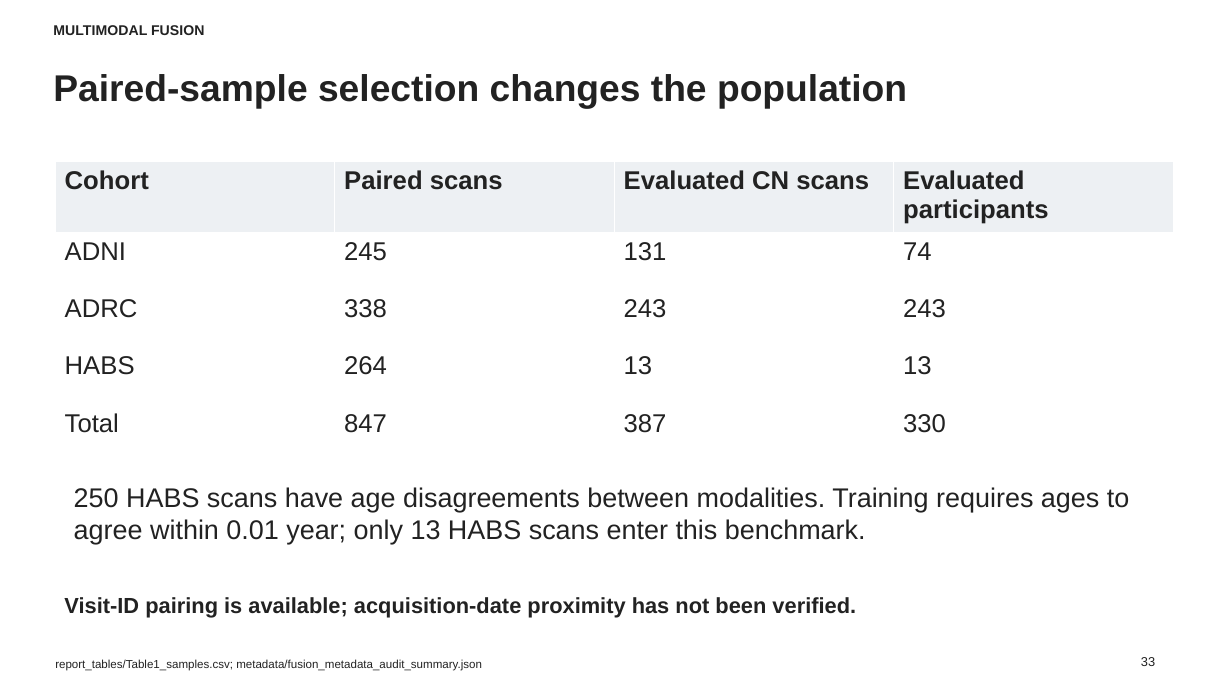
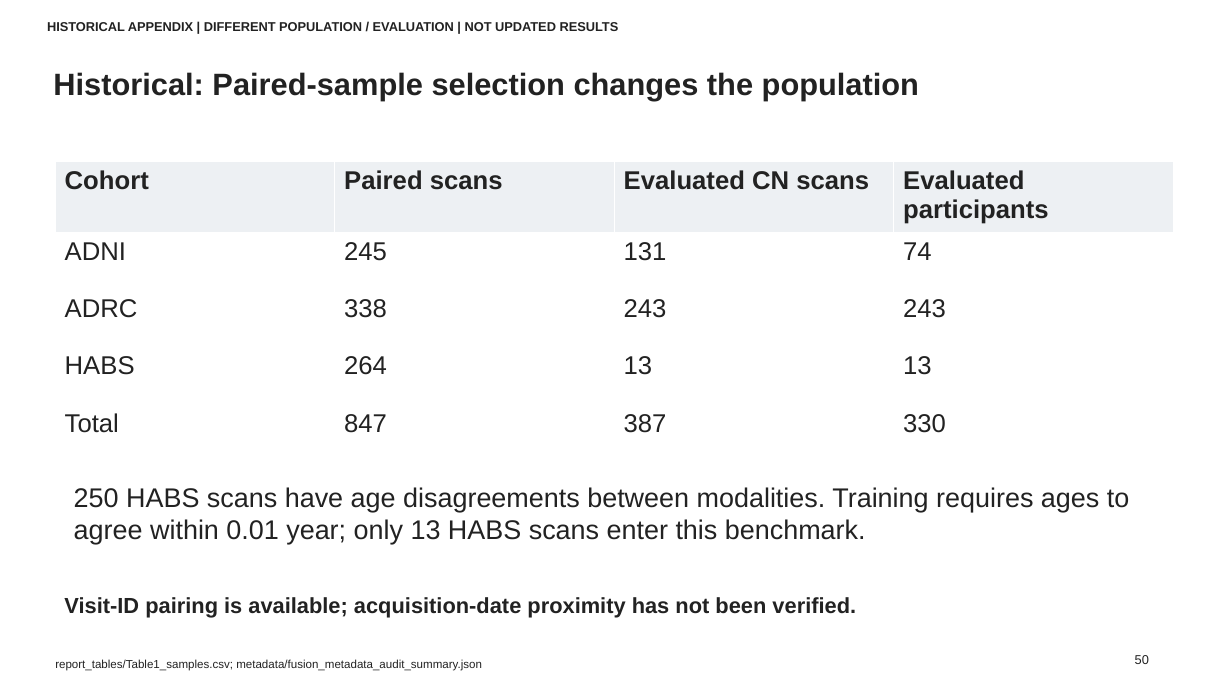
Before and after one commit to mintchoc0326/BAG-Prediction, a slide deck: slide 50 of reports/brain_age/slides/Connectome_Brain_Age_Results_English_Editable_with_Pipelines.pptx (slide 33 before the commit). Drawn at 1232x693 pixels with LibreOffice and Linux fonts; fonts in the diff are those of the drawing. Boxes give left, top, right and bottom in pixels: in the first picture for what was removed or moved away, otherwise in the second. Text is boxed around its words. In the diff, an @@ line names an element or a change of style, - is before the commit and + after.

```diff
--- a/reports/brain_age/slides/Connectome_Brain_Age_Results_English_Editable_with_Pipelines.pptx
+++ b/reports/brain_age/slides/Connectome_Brain_Age_Results_English_Editable_with_Pipelines.pptx
@@ text at [47,22,619,31]: text changed; size 11 to 10 pt @@
-MULTIMODAL FUSION
+HISTORICAL APPENDIX | DIFFERENT POPULATION / EVALUATION | NOT UPDATED RESULTS
@@ text at [53,72,919,100]: text changed; size 29 to 24 pt @@
-Paired-sample selection changes the population
+Historical: Paired-sample selection changes the population
@@ text at [1135,655,1149,664]: text changed @@
-33
+50
```
Also in this commit, not shown: 14 other slides changed, 43 slides added, 39 slides removed, 4 other files.
